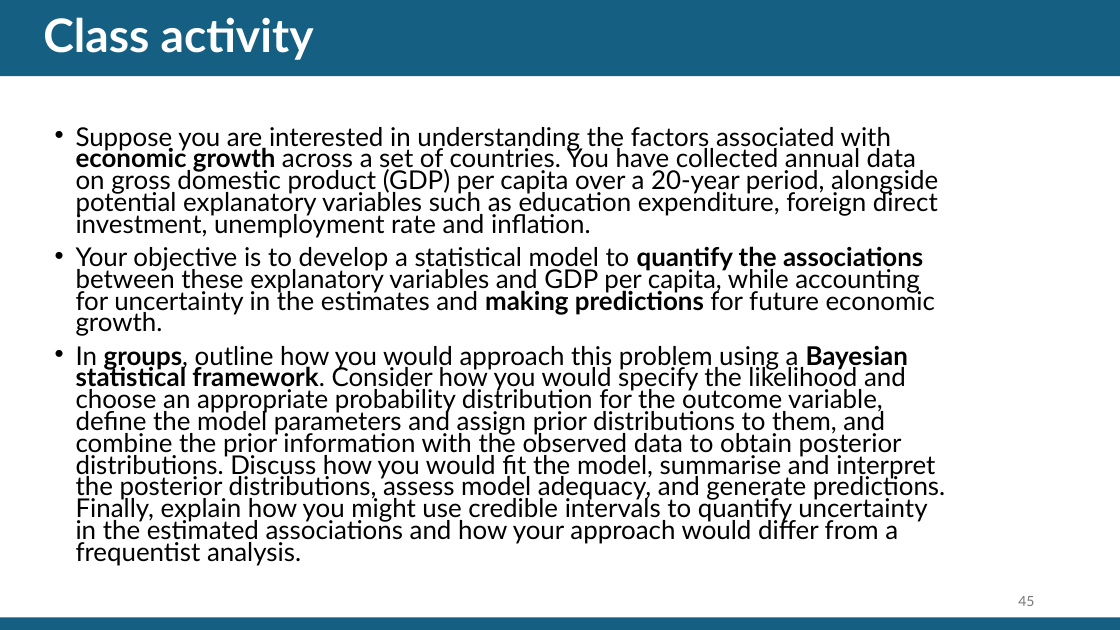
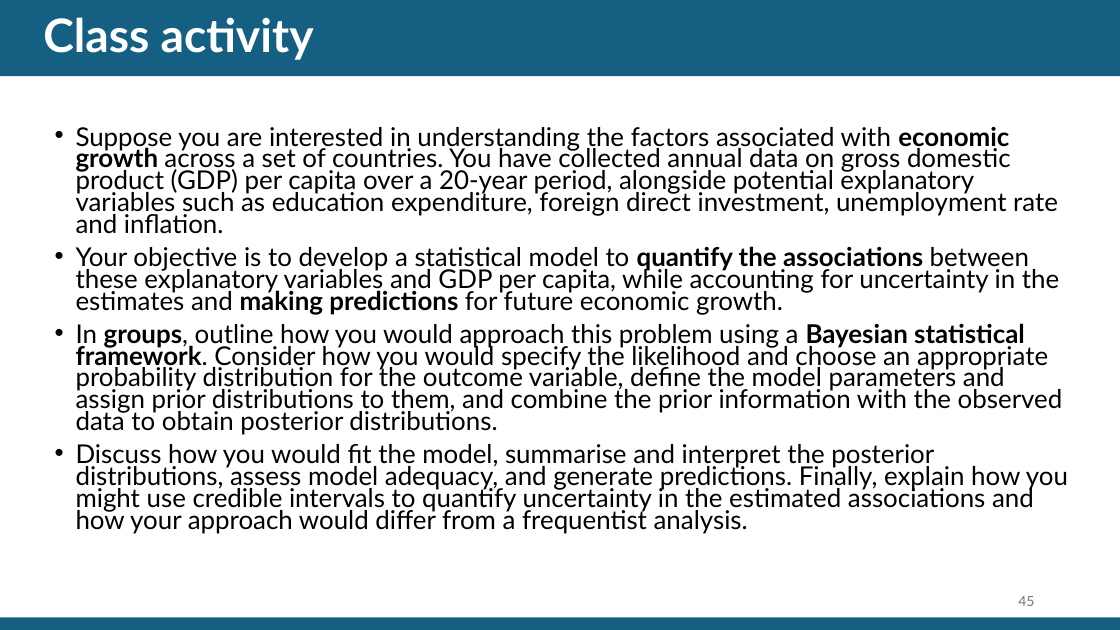
Before and after one commit to EdsonUtazi/CISON_Workshop_Nigeria, a slide deck: slide 45 of Day 1 files/Bayesian inference and computation using INLA and inlabru.pptx. Drawn at 1120x630 pixels with LibreOffice and Linux fonts; fonts in the diff are those of the drawing. Boxes give left, top, right and bottom in pixels: in the first picture for what was removed or moved away, otherwise in the second. Text is boxed around its words. In the diff, an @@ line names an element or a change of style, - is before the commit and + after.

Commit message:
Updated Bayes inference

```diff
--- a/Day 1 files/Bayesian inference and computation using INLA and inlabru.pptx
+++ b/Day 1 files/Bayesian inference and computation using INLA and inlabru.pptx
@@ text at (x1=76, y1=323, x2=1068, y2=534): text changed @@
-• In groups, outline how you would approach this problem using a Bayesian statistical framework. Consider how you would specify the likelihood and choose an appropriate probability distribution for the outcome variable, define the model parameters and assign prior distributions to them, and combine the prior information with the observed data to obtain posterior distributions. Discuss how you would fit the model, summarise and interpret the posterior distributions, assess model adequacy, and generate predictions. Finally, explain how you might use credible intervals to quantify uncertainty in the estimated associations and how your approach would differ from a frequentist analysis.
+• In groups, outline how you would approach this problem using a Bayesian statistical framework. Consider how you would specify the likelihood and choose an appropriate probability distribution for the outcome variable, define the model parameters and assign prior distributions to them, and combine the prior information with the observed data to obtain posterior distributions.
+• Discuss how you would fit the model, summarise and interpret the posterior distributions, assess model adequacy, and generate predictions. Finally, explain how you might use credible intervals to quantify uncertainty in the estimated associations and how your approach would differ from a frequentist analysis.
```
